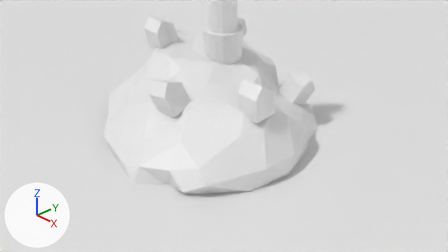
Before and after pictures for a commit that changed the Blender file udemy-blender/lighthouse.blend.
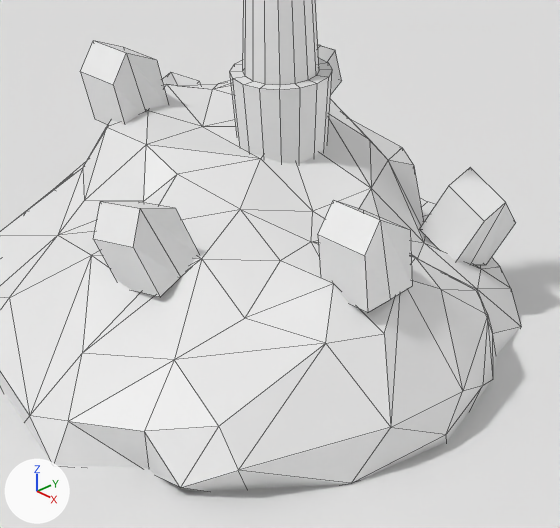
Each version is shown from the file's camera 'Camera', then close up on the part from 25% to 74% of the width and 0% to 83% of the height. Every picture has the same lights, and +X, +Y and +Z are marked at lower left. The close-ups show mesh edges as thin lines.

The older version as bpy lines, for what is in view:
```python
ob_cube = bpy.data.objects.new('Cube', me_cube)
ob_cube.location = (-1.135, -0.447, 1.469)
ob_cube.rotation_euler = (3.404, -3.152, -3.17)  # degrees (195, -181, -182)
ob_cube.scale = (0.194, 0.194, 0.194)
ob_cube_001 = bpy.data.objects.new('Cube.001', me_cube_001)
ob_cube_001.location = (-0.821, 0.933, 1.333)
ob_cube_001.rotation_euler = (-0.957, -0.026, 0.0135)  # degrees (-55, -1.5, 0.8)
ob_cube_001.scale = (0.194, 0.194, 0.194)
ob_cube_002 = bpy.data.objects.new('Cube.002', me_cube_002)
ob_cube_002.location = (-1.825, 0.566, 0.864)
ob_cube_002.rotation_euler = (-0.277, -0.808, 0.119)  # degrees (-16, -46, 6.8)
ob_cube_002.scale = (0.194, 0.194, 0.194)
ob_cube_003 = bpy.data.objects.new('Cube.003', me_cube_003)
ob_cube_003.location = (0.327, -1.448, 1.025)
ob_cube_003.rotation_euler = (0.377, -0.169, 0.0263)  # degrees (22, -9.7, 1.5)
ob_cube_003.scale = (0.194, 0.194, 0.194)
ob_cube_004 = bpy.data.objects.new('Cube.004', me_cube_004)
ob_cube_004.location = (1.444, -0.675, 1.071)
ob_cube_004.rotation_euler = (0.125, 0.0272, -0.00205)  # degrees (7.2, 1.6, -0.1)
ob_cube_004.scale = (0.194, 0.194, 0.194)
ob_cube_005 = bpy.data.objects.new('Cube.005', me_cube_005)
ob_cube_005.location = (0.854, 0.978, 0.631)
ob_cube_005.rotation_euler = (-0.347, 0.389, -0.0954)  # degrees (-20, 22, -5.5)
ob_cube_005.scale = (0.194, 0.194, 0.194)
# me_cube
# before: 2 (1.0, -1.0, 1.0) at pixel (113, 85), 6 (-1.0, -1.0, 1.0) at pixel (80, 71), 9 (0.68, 0.05, 1.66) at pixel (126, 53), 10 (-1.32, 0.05, 1.66) at pixel (93, 40)
# me_cube_004
# before: 0 (1.0, 1.0, 1.0) at pixel (410, 230), 1 (1.0, 1.0, -1.0) at pixel (412, 286), 9 (0.68, 0.05, 1.66) at pixel (380, 220), 11 (1.0, 0.0, -1.0) at pixel (390, 299)
# also in view: 'rock' at (-0.03, -0.21, 0.25); 'lighthouse' at (0.01, -0.03, 2.45); 'water' at (0.0, 0.0, 0.0)
```
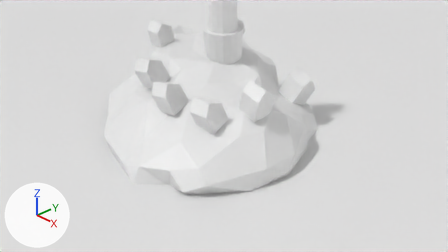
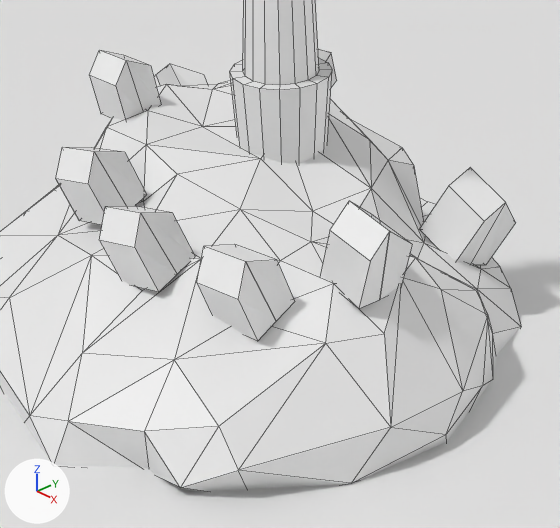
Location of each change, (x1, y1, x2, y2) in pixels of the close-ups (560 x 528 px):
'Cube.004', reshaped, turned, rescaled
    before: (318, 200, 412, 313)
    after: (320, 201, 412, 308)
'Cube.003', rescaled (9% narrower, 10% shorter)
    before: (93, 201, 199, 297)
    after: (99, 206, 195, 292)
'Cube.007', added
    after: (197, 244, 294, 341)
'Cube', reshaped, rescaled (19% narrower, 15% shorter)
    before: (80, 41, 169, 125)
    after: (89, 50, 161, 121)
'Cube.006', added
    after: (56, 147, 147, 225)
'Cube.002', rescaled
    before: (162, 72, 201, 86)
    after: (154, 64, 207, 87)
'Cube.001', rescaled
    before: (318, 45, 342, 94)
    after: (318, 49, 337, 87)
part 1 of me_cube, built on
    before: (80, 41, 126, 85)
    after: (89, 50, 126, 86)
part 2 of me_cube_004, built on
    before: (380, 220, 412, 299)
    after: (246, 231, 412, 321)

Edits to the bpy script that builds the scene:
```text
Change me_cube:
    where me_cube.from_pydata(...)  # 12 vertices, 10 faces; spans x -1.32..1.0, y -1.0..1.0, z -1.0..1.66
    used by ob_cube; location = (-1.135, -0.447, 1.469); rotation_euler = (3.404, -3.152, -3.17), in degrees (195, -181, -182); scale = (0.194, 0.194, 0.194)
    verts and faces of me_cube; kept vertices keep their numbers, new ones are numbered from 12
    remove me_cube.materials.append(mat_material)  # white #e7e7e7
    me_cube part 1
    add delete_faces([(2, 9, 10, 6)])
    add for new, old in zip([*range(12, 16)], [2, 6, 9, 10]): verts[new] = verts[old] + (0.0, 0.0, 0.0)
    add faces += [(9, 10, 15, 14), (12, 14, 15, 13), (2, 12, 13, 6), (2, 9, 14, 12), (6, 13, 15, 10)]
    add me_cube.materials.append(mat_material_001)  # white #e7e7e7
Change me_cube_004:
    where me_cube_004.from_pydata(...)  # 12 vertices, 10 faces; spans x -1.32..1.0, y -1.0..1.0, z -1.0..1.66
    used by ob_cube_004; location = (1.444, -0.675, 1.071); rotation_euler = (0.125, 0.0272, -0.00205), in degrees (7.2, 1.6, -0.1); scale = (0.194, 0.194, 0.194)
    verts and faces of me_cube_004; kept vertices keep their numbers, new ones are numbered from 12
    me_cube_004 part 2
    add delete_faces([(0, 9, 11, 1)])
    add for new, old in zip([*range(12, 16)], [0, 1, 9, 11]): verts[new] = verts[old] + (0.0, 0.0, 0.0)
    add faces += [(9, 11, 15, 14), (12, 14, 15, 13), (0, 12, 13, 1), (0, 9, 14, 12), (1, 13, 15, 11)]
Add me_cube_006:
    me_cube_006.from_pydata(...)  # 20 vertices, 18 faces; spans x -1.32..1.0, y -1.0..1.0, z -1.0..1.66
    me_cube_006.materials.append(mat_material_003)  # white #e7e7e7
Change ob_cube:
    ob_cube.scale: (0.194, 0.194, 0.194) -> (0.157, 0.157, 0.157)
Change ob_cube_001:
    ob_cube_001.scale: (0.194, 0.194, 0.194) -> (0.174, 0.174, 0.174)
Change ob_cube_002:
    ob_cube_002.scale: (0.194, 0.194, 0.194) -> (0.232, 0.232, 0.232)
Change ob_cube_003:
    ob_cube_003.scale: (0.194, 0.194, 0.194) -> (0.174, 0.174, 0.174)
Change ob_cube_004:
    ob_cube_004.rotation_euler: (0.125, 0.0272, -0.00205) -> (0.0123, 0.251, -0.016)  # degrees (7.2, 1.6, -0.1) -> degrees (0.7, 14, -0.9)
    ob_cube_004.scale: (0.194, 0.194, 0.194) -> (0.176, 0.176, 0.176)
Add ob_cube_007:
    ob_cube_007 = bpy.data.objects.new('Cube.007', me_cube_004)
    ob_cube_007.location = (1.068, -1.3, 0.936)
    ob_cube_007.rotation_euler = (0.428, -0.022, 0.0477)  # degrees (25, -1.3, 2.7)
    ob_cube_007.scale = (0.176, 0.176, 0.176)
Add ob_cube_006:
    ob_cube_006 = bpy.data.objects.new('Cube.006', me_cube_006)
    ob_cube_006.location = (-0.451, -1.198, 1.141)
    ob_cube_006.rotation_euler = (0.377, -0.169, 0.0263)  # degrees (22, -9.7, 1.5)
    ob_cube_006.scale = (0.174, 0.174, 0.174)
```
